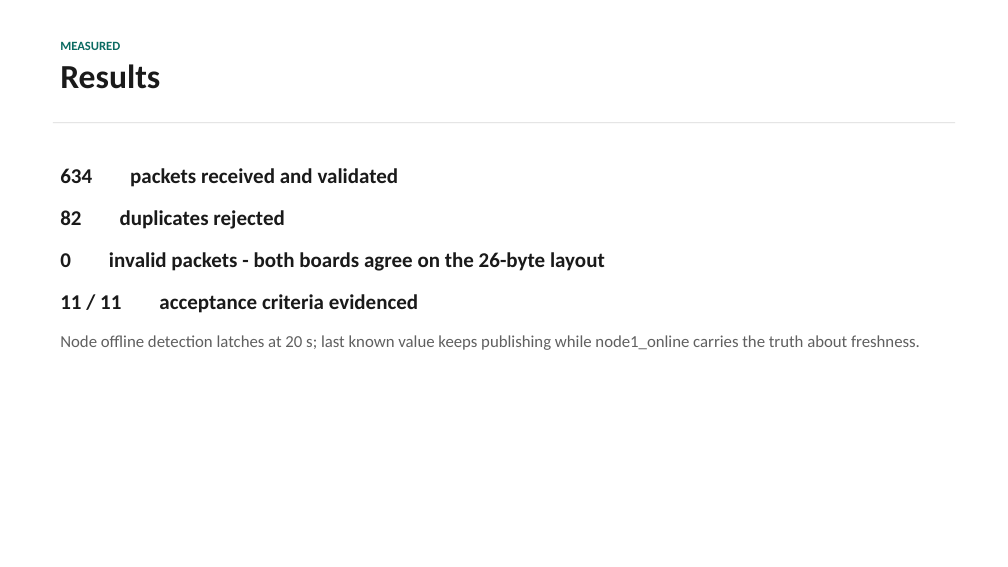
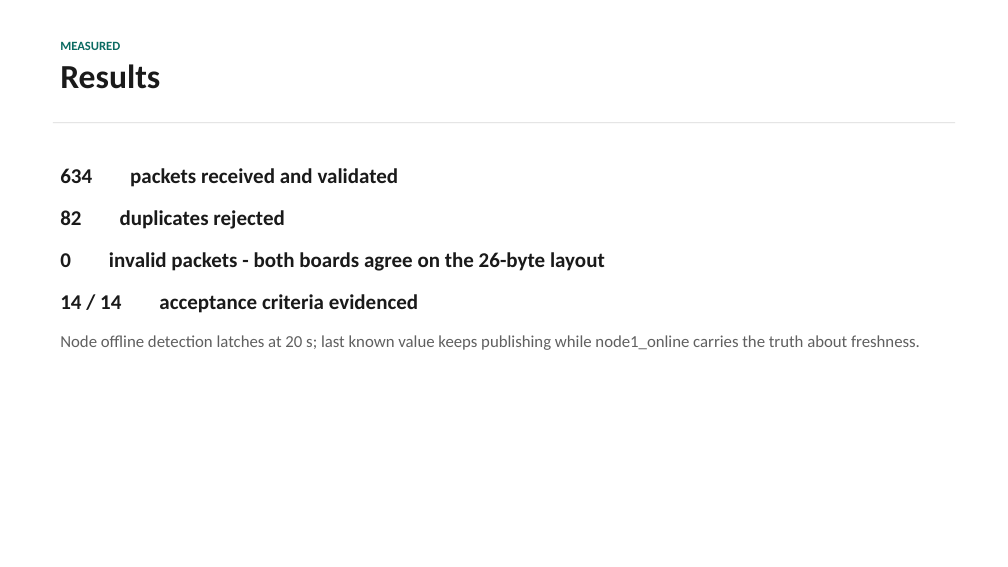
Before and after one commit to bhanuGupta1/esp32-espnow-thingsboard-gateway, a slide deck: slide 10 of PRESENTATION.pptx (slide 9 before the commit). Drawn at 1008x567 pixels with LibreOffice and Linux fonts; fonts in the diff are those of the drawing. Boxes give left, top, right and bottom in pixels: in the first picture for what was removed or moved away, otherwise in the second. Text is boxed around its words. In the diff, an @@ line names an element or a change of style, - is before the commit and + after.

```diff
--- a/PRESENTATION.pptx
+++ b/PRESENTATION.pptx
@@ text at <box>60,294,418,313</box>: text changed @@
-11 / 11 acceptance criteria evidenced
+14 / 14 acceptance criteria evidenced
```
Also in this commit, not shown: 5 other slides changed, 1 slide added, 5 other files.
